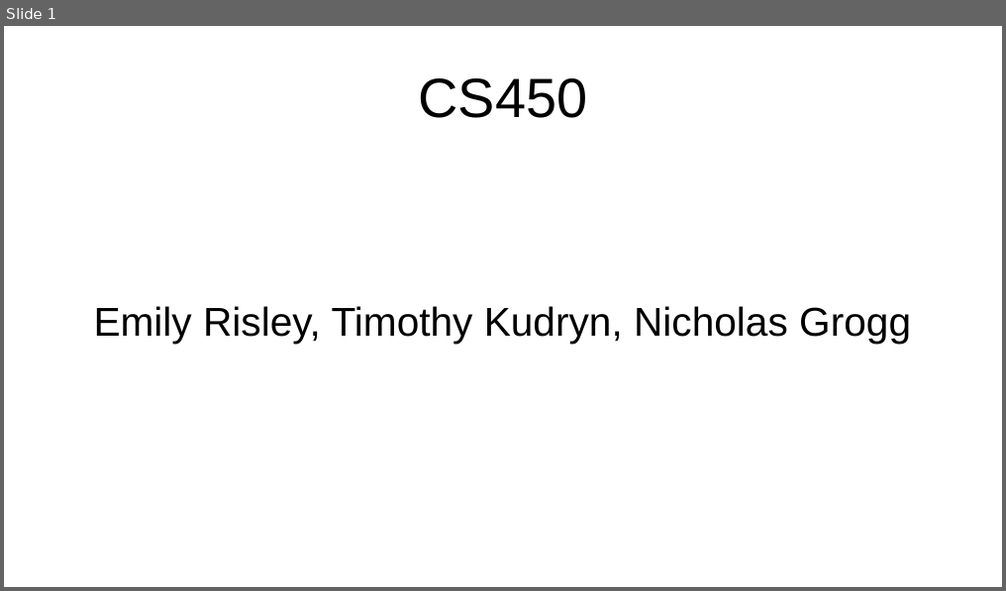
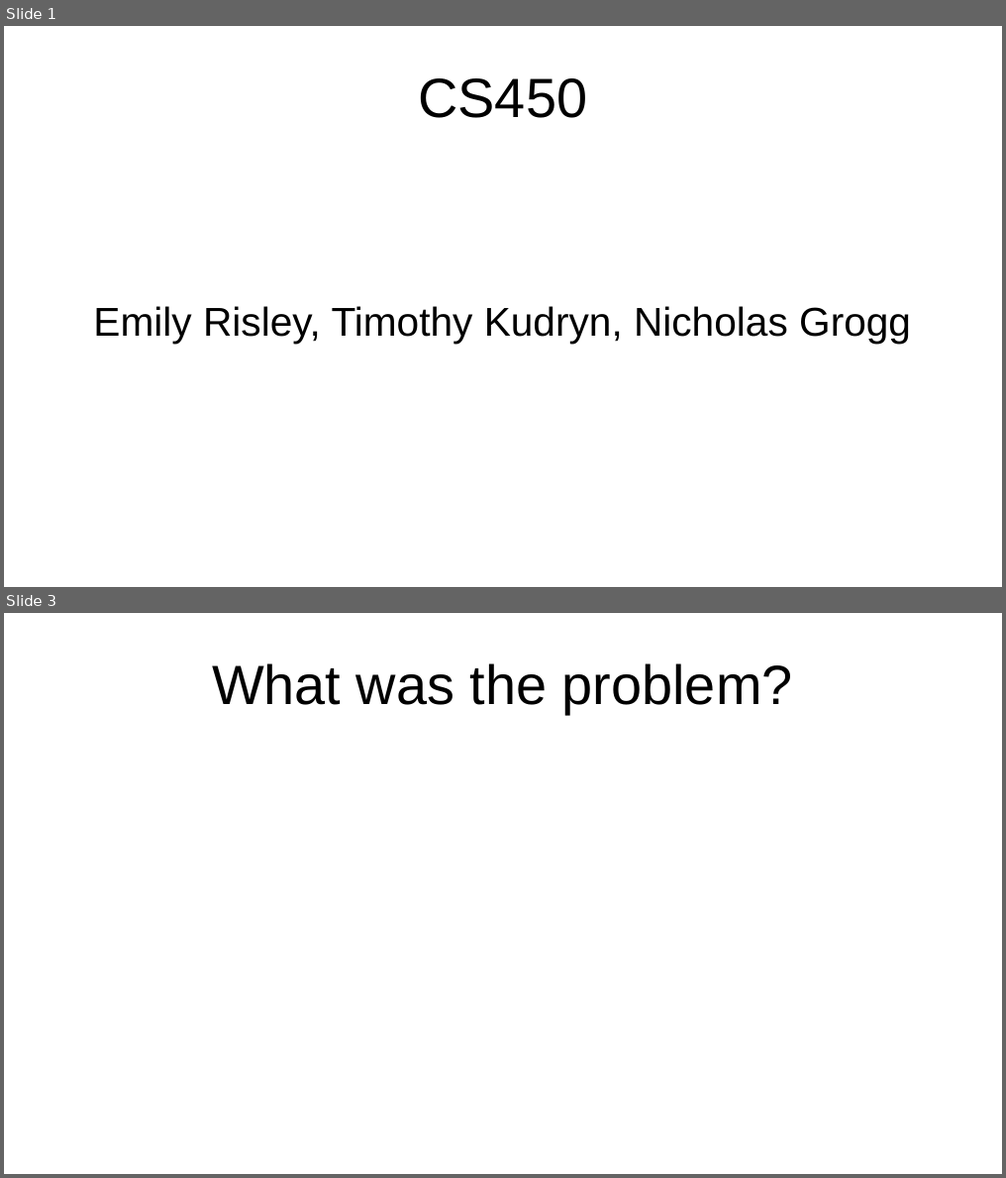
Before and after one commit to tkudryn/cs450-final, a slide deck: final/presentation.pptx. Shown one above the other, each under a label of ours: slide 1 before the commit, slides 1 and 3 after it; the slides between them are not shown. The pictures are 1006x591 and 1006x1178 pixels, drawn with LibreOffice and Linux fonts; fonts in the diff are those of the drawing. Boxes give left, top, right and bottom in pixels: in the first picture for what was removed or moved away, otherwise in the second. Text is boxed around its words. In the diff, an @@ line names an element or a change of style, - is before the commit and + after.

```diff
--- a/final/presentation.pptx
+++ b/final/presentation.pptx
@@ slide 3 added at bbox=[4, 613, 1002, 1174], background #FFFFFF @@
@@ text added at bbox=[212, 663, 793, 714], 44 pt, text #000000 @@
+What was the problem?
```
Also in this commit, not shown: 10 other slides added.
